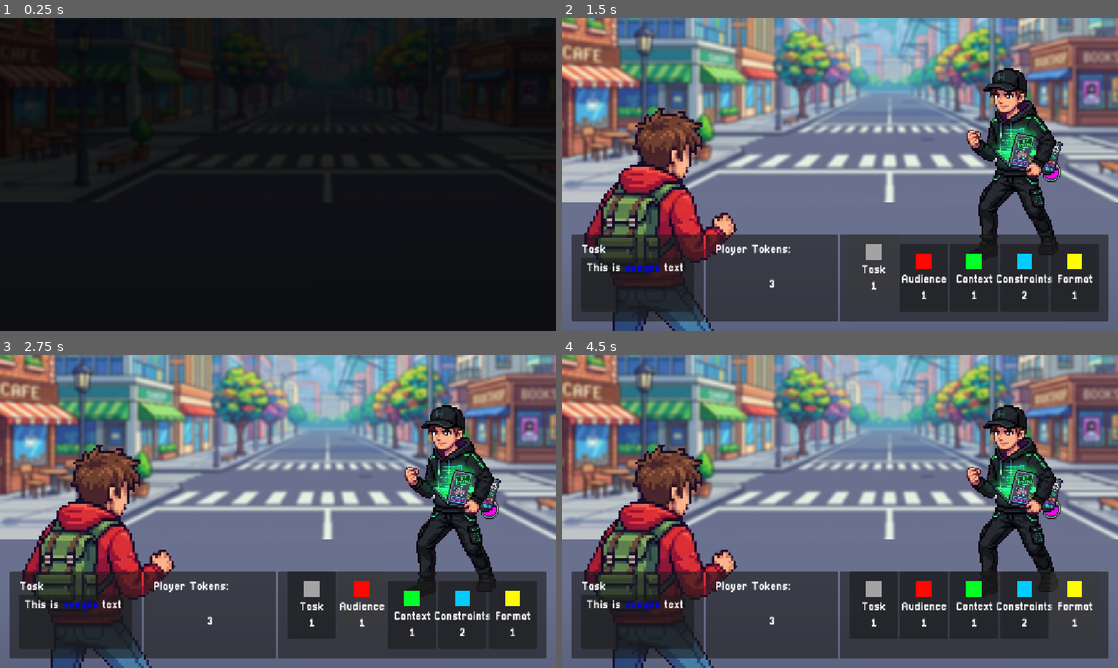
Above: before the commit, frames 1-4 (two rows, left to right).
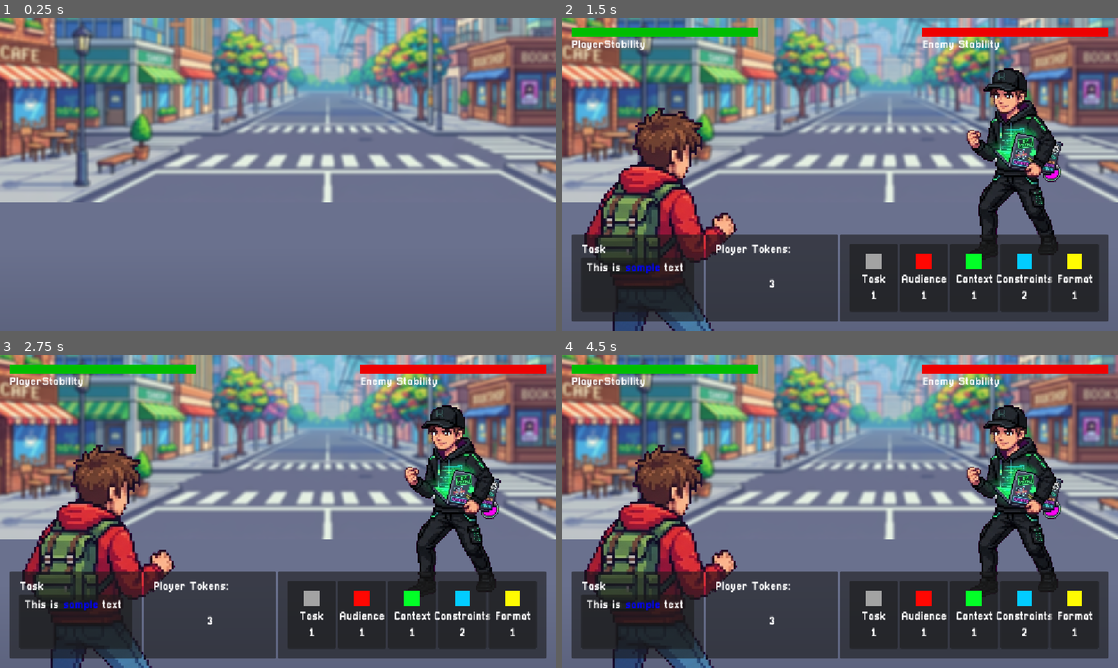
Above: after the commit, the same moments.

Repository: joshuaclarkuk/prompt-master
Game: Godot game, scene res://Scenes/Battle/battle_screen.tscn
Same seed, same stepped clock (60 frames per second), same inputs: the game is played once before the commit and once after it.
Inputs (mouse positions are in pixels of both pictures, inside the frame that each line leads up to):
- Up to frame 1 (0.25 s): no input
- Up to frame 2 (1.5 s): click (873, 277) at 1.25 s
- Up to frame 3 (2.75 s): click (361, 614) at 2 s
- Up to frame 4 (4.5 s): click (973, 614) at 2.75 s; click (1023, 614) at 3.5 s; click (1073, 614) at 4.25 s

The runs differ from the first frame. In frame 1, 100% of the frame differs, in the area x 0-100%, y 0-100%; in frame 2, 2.9%; in frame 3, 3.8%; in frame 4, 6.5%.

Commit message:
Stability Bars Created
Created stability (HP) bars for player and for enemy. Not hooked up in code but they look good

Diff:
--- /dev/null
+++ b/Scenes/Battle/StabilityBars/stability_bar_base.tscn
@@ -0,0 +1,21 @@
+[gd_scene format=3 uid="uid://c2ehpp2pltdon"]
+
+[ext_resource type="Script" uid="uid://bdef46jbg7qsr" path="res://Scripts/Battle/StabilityBars/stability_bar_base.gd" id="1_x3i33"]
+
+[node name="StabilityBar" type="VBoxContainer" unique_id=1983824704 node_paths=PackedStringArray("progress_bar_node")]
+anchors_preset = 15
+anchor_right = 1.0
+anchor_bottom = 1.0
+grow_horizontal = 2
+grow_vertical = 2
+script = ExtResource("1_x3i33")
+progress_bar_node = NodePath("ProgressBar")
+
+[node name="ProgressBar" type="ProgressBar" parent="." unique_id=2043769402]
+custom_minimum_size = Vector2(0, 20)
+layout_mode = 2
+value = 100.0
+show_percentage = false
+
+[node name="StabilityTitle" type="Label" parent="." unique_id=1629912636]
+layout_mode = 2
--- /dev/null
+++ b/Scenes/Battle/StabilityBars/stability_bar_enemy.tscn
@@ -0,0 +1,18 @@
+[gd_scene format=3 uid="uid://bp8ijb83x81l3"]
+
+[ext_resource type="PackedScene" uid="uid://c2ehpp2pltdon" path="res://Scenes/Battle/StabilityBars/stability_bar_base.tscn" id="1_3oesb"]
+
+[sub_resource type="StyleBoxFlat" id="StyleBoxFlat_x3i33"]
+bg_color = Color(0.2686335, 1.8049032e-07, 7.219613e-08, 1)
+
+[sub_resource type="StyleBoxFlat" id="StyleBoxFlat_3oesb"]
+bg_color = Color(0.9333266, 3.272891e-06, 9.62615e-07, 1)
+
+[node name="StabilityBarEnemy" unique_id=1983824704 instance=ExtResource("1_3oesb")]
+
+[node name="ProgressBar" parent="." index="0" unique_id=2043769402]
+theme_override_styles/background = SubResource("StyleBoxFlat_x3i33")
+theme_override_styles/fill = SubResource("StyleBoxFlat_3oesb")
+
+[node name="StabilityTitle" parent="." index="1" unique_id=1629912636]
+text = "Enemy Stability"
--- /dev/null
+++ b/Scenes/Battle/StabilityBars/stability_bar_player.tscn
@@ -0,0 +1,18 @@
+[gd_scene format=3 uid="uid://be8i60hntr3mf"]
+
+[ext_resource type="PackedScene" uid="uid://c2ehpp2pltdon" path="res://Scenes/Battle/StabilityBars/stability_bar_base.tscn" id="1_0hvfe"]
+
+[sub_resource type="StyleBoxFlat" id="StyleBoxFlat_0hvfe"]
+bg_color = Color(0, 0.15791696, 1.0829419e-07, 1)
+
+[sub_resource type="StyleBoxFlat" id="StyleBoxFlat_p8pxf"]
+bg_color = Color(0, 0.73971456, 1.1551381e-06, 1)
+
+[node name="StabilityBarPlayer" unique_id=1983824704 instance=ExtResource("1_0hvfe")]
+
+[node name="ProgressBar" parent="." index="0" unique_id=2043769402]
+theme_override_styles/background = SubResource("StyleBoxFlat_0hvfe")
+theme_override_styles/fill = SubResource("StyleBoxFlat_p8pxf")
+
+[node name="StabilityTitle" parent="." index="1" unique_id=1629912636]
+text = "PlayerStability"
--- /dev/null
+++ b/Scenes/Battle/StabilityBars/stability_bars.tscn
@@ -0,0 +1,19 @@
+[gd_scene format=3 uid="uid://dckiyroxbkaux"]
+
+[ext_resource type="PackedScene" uid="uid://be8i60hntr3mf" path="res://Scenes/Battle/StabilityBars/stability_bar_player.tscn" id="1_qcywf"]
+[ext_resource type="PackedScene" uid="uid://bp8ijb83x81l3" path="res://Scenes/Battle/StabilityBars/stability_bar_enemy.tscn" id="2_rfhnl"]
+
+[node name="StabilityBars" type="HBoxContainer" unique_id=1141000439]
+anchors_preset = 10
+anchor_right = 1.0
+offset_bottom = 31.0
+grow_horizontal = 2
+theme_override_constants/separation = 340
+
+[node name="StabilityBarPlayer" parent="." unique_id=1983824704 instance=ExtResource("1_qcywf")]
+layout_mode = 2
+size_flags_horizontal = 3
+
+[node name="StabilityBarEnemy" parent="." unique_id=1920263853 instance=ExtResource("2_rfhnl")]
+layout_mode = 2
+size_flags_horizontal = 3
--- a/Scenes/Battle/battle_interface.tscn
+++ b/Scenes/Battle/battle_interface.tscn
@@ -3,6 +3,7 @@
 [ext_resource type="Theme" uid="uid://byn6gak6e0bgk" path="res://Themes/battle_screen_theme.tres" id="1_akol5"]
 [ext_resource type="Script" uid="uid://dpv7ss75hwnk7" path="res://Scripts/Battle/battle_interface.gd" id="1_tdan1"]
 [ext_resource type="PackedScene" uid="uid://gvhag7hx3gld" path="res://Scenes/Battle/components_container.tscn" id="3_bwf4j"]
+[ext_resource type="PackedScene" uid="uid://dckiyroxbkaux" path="res://Scenes/Battle/StabilityBars/stability_bars.tscn" id="4_wmgjr"]
 
 [node name="BattleInterface" type="Control" unique_id=323551590 node_paths=PackedStringArray("player_token_count_label_node", "components_container_node")]
 layout_mode = 3
@@ -90,3 +91,6 @@
 
 [node name="ComponentContainer" parent="MarginContainer/ActionPanel/ComponentPanel/MarginContainer" unique_id=697650357 instance=ExtResource("3_bwf4j")]
 layout_mode = 2
+
+[node name="StabilityBars" parent="MarginContainer" unique_id=1141000439 instance=ExtResource("4_wmgjr")]
+layout_mode = 2
--- a/Scenes/Battle/battle_screen.tscn
+++ b/Scenes/Battle/battle_screen.tscn
@@ -84,26 +84,26 @@
 tracks/5/type = "value"
 tracks/5/imported = false
 tracks/5/enabled = true
-tracks/5/path = NodePath("InterfaceCanvasLayer/BattleInterface:offset_transform_position")
+tracks/5/path = NodePath("InterfaceCanvasLayer/BattleInterface:visible")
 tracks/5/interp = 1
 tracks/5/loop_wrap = true
 tracks/5/keys = {
 "times": PackedFloat32Array(0),
 "transitions": PackedFloat32Array(1),
 "update": 0,
-"values": [Vector2(0, 0)]
+"values": [true]
 }
 tracks/6/type = "value"
 tracks/6/imported = false
 tracks/6/enabled = true
-tracks/6/path = NodePath("InterfaceCanvasLayer/BattleInterface:visible")
+tracks/6/path = NodePath("InterfaceCanvasLayer/BattleInterface:offset_transform_position")
 tracks/6/interp = 1
 tracks/6/loop_wrap = true
 tracks/6/keys = {
 "times": PackedFloat32Array(0),
 "transitions": PackedFloat32Array(1),
-"update": 1,
-"values": [true]
+"update": 0,
+"values": [Vector2(0, 0)]
 }
 tracks/7/type = "value"
 tracks/7/imported = false
@@ -124,26 +124,26 @@
 tracks/0/type = "value"
 tracks/0/imported = false
 tracks/0/enabled = true
-tracks/0/path = NodePath("InterfaceCanvasLayer/BattleInterface:offset_transform_position")
-tracks/0/interp = 1
-tracks/0/loop_wrap = true
-tracks/0/keys = {
+tracks/0/path = NodePath("InterfaceCanvasLayer/BattleInterface:visible")
+tracks/0/interp = 1
+tracks/0/loop_wrap = true
+tracks/0/keys = {
+"times": PackedFloat32Array(0),
+"transitions": PackedFloat32Array(1),
+"update": 0,
+"values": [true]
+}
+tracks/1/type = "value"
+tracks/1/imported = false
+tracks/1/enabled = true
+tracks/1/path = NodePath("InterfaceCanvasLayer/BattleInterface:offset_transform_position")
+tracks/1/interp = 1
+tracks/1/loop_wrap = true
+tracks/1/keys = {
 "times": PackedFloat32Array(0, 0.20336005, 0.3),
 "transitions": PackedFloat32Array(1, 1, 1),
 "update": 0,
 "values": [Vector2(0, 300), Vector2(0, -20), Vector2(0, 0)]
-}
-tracks/1/type = "value"
-tracks/1/imported = false
-tracks/1/enabled = true
-tracks/1/path = NodePath("InterfaceCanvasLayer/BattleInterface:visible")
-tracks/1/interp = 1
-tracks/1/loop_wrap = true
-tracks/1/keys = {
-"times": PackedFloat32Array(0),
-"transitions": PackedFloat32Array(1),
-"update": 1,
-"values": [true]
 }
 
 [sub_resource type="Animation" id="Animation_lcabr"]
@@ -274,6 +274,7 @@
 layer = 10
 
 [node name="FadeScreen" parent="FadeScreenLayer" unique_id=1483793472 instance=ExtResource("7_4qpdc")]
+visible = false
 
 [node name="AnimationPlayer" type="AnimationPlayer" parent="." unique_id=847749867]
 libraries/ = SubResource("AnimationLibrary_lcabr")
--- /dev/null
+++ b/Scripts/Battle/StabilityBars/stability_bar_base.gd
@@ -0,0 +1,8 @@
+extends VBoxContainer
+
+@export_category("Required Nodes")
+@export var progress_bar_node: ProgressBar = null
+
+
+func update_stability_bar(stability_remaining: int) -> void:
+    progress_bar_node.value = stability_remaining
Not shown, added: Scripts/Battle/StabilityBars/stability_bar_base.gd.uid
